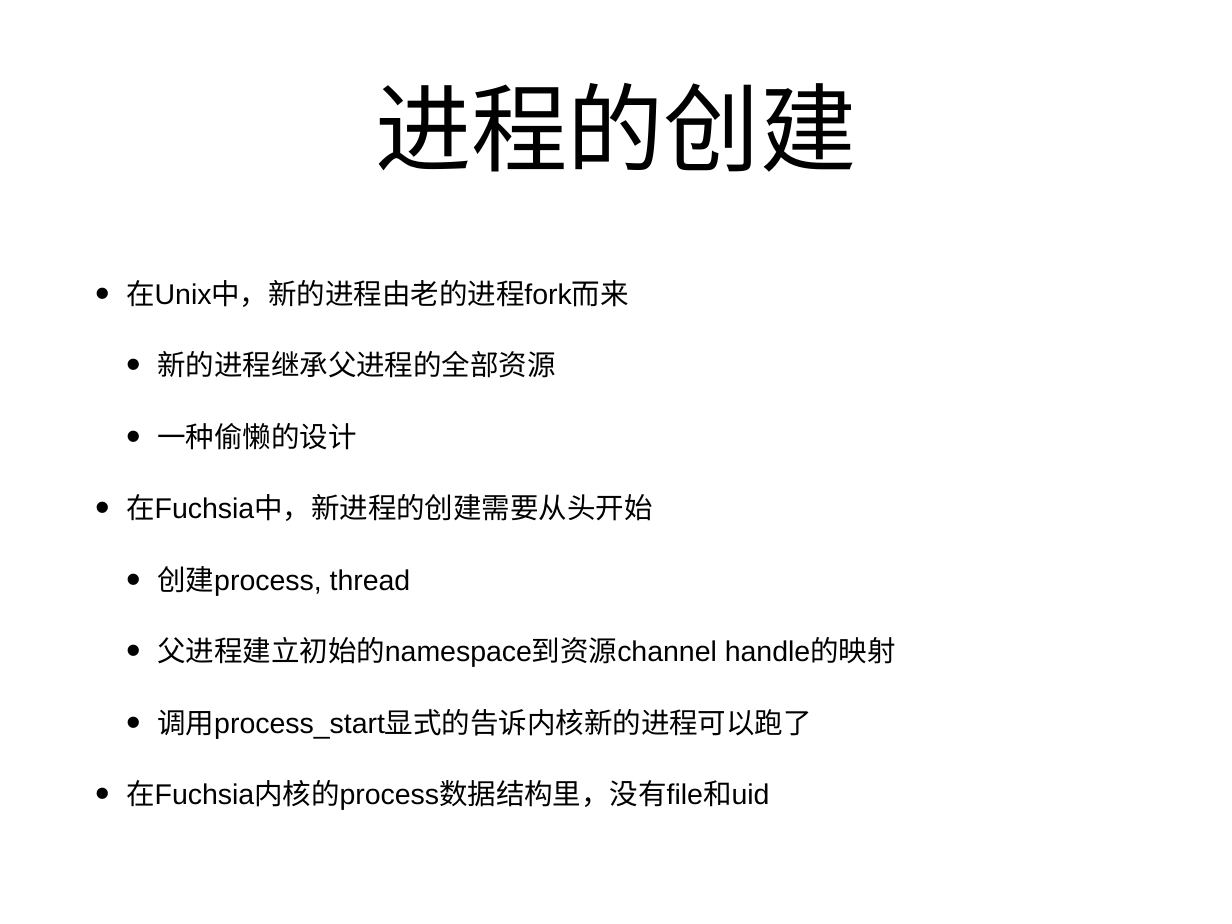
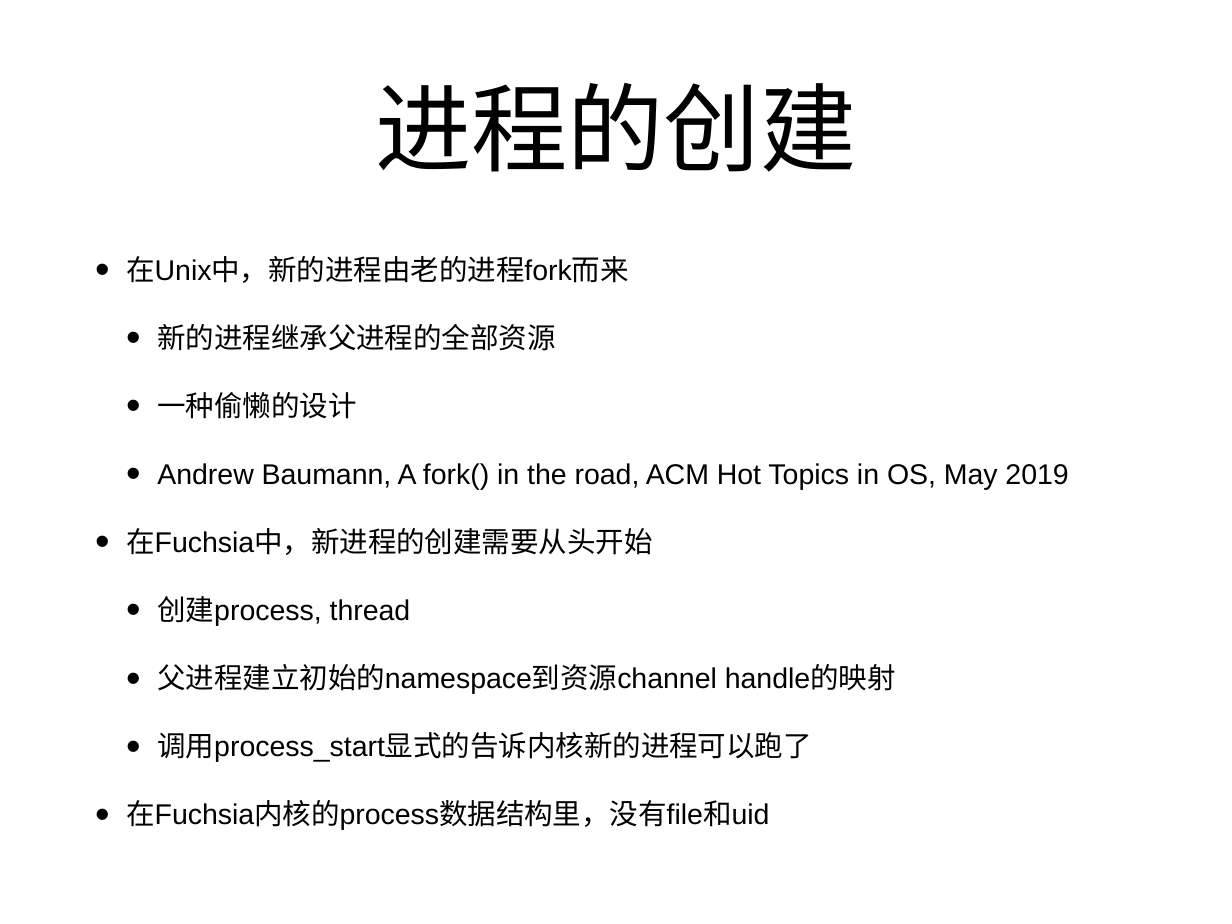
Before and after one commit to xuzhongxing/xuzhongxing.github.io, a slide deck: slide 8 of 201806fuchsia.pptx. Drawn at 1232x924 pixels with LibreOffice and Linux fonts; fonts in the diff are those of the drawing. Boxes give left, top, right and bottom in pixels: in the first picture for what was removed or moved away, otherwise in the second. Text is boxed around its words. In the diff, an @@ line names an element or a change of style, - is before the commit and + after.

Commit message:
update

```diff
--- a/201806fuchsia.pptx
+++ b/201806fuchsia.pptx
@@ text at bbox=[126, 256, 896, 830]: line spacing 1 to 0.9 @@
@@ text at bbox=[157, 463, 1068, 490]: paragraph added @@
+  • Andrew Baumann, A fork() in the road, ACM Hot Topics in OS, May 2019
```
Also in this commit, not shown: 1 other slide changed.
